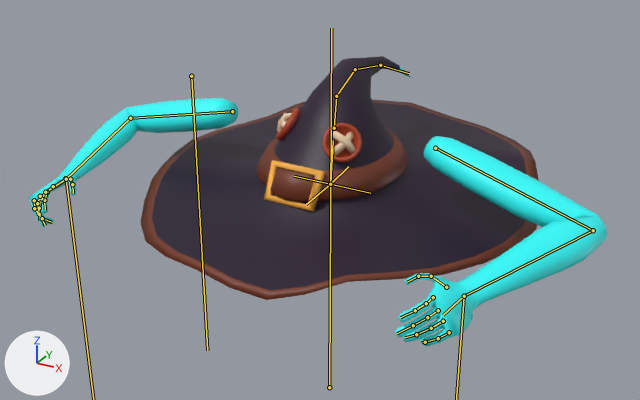
What one commit did to the FBX model Assets/Hatmantha.fbx.
Both versions are drawn from a 50 mm camera at (1.95, -3.66, 2.96) aimed at (0.01, -0.13, 1.2). The lights are fixed; the arrows at lower left show +X, +Y and +Z. Both versions are drawn at frame 22 of the action 'Hatmantha_Arma|Idle'; the numbers are the values there. The bones that bend it are drawn over the model as lines.

Names of what the first picture shows: 'Hatmantha_Mesh'.
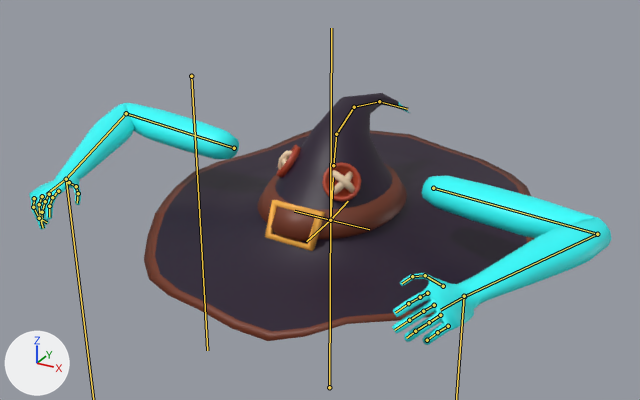
Boxes (x1, y1, x2, y2) around the edits, measured in the pictures (640 x 400 px):
'Hatmantha_Mesh', posed (13% shorter): before (29, 56, 607, 346); after (29, 93, 612, 345)
bone 'Head', root to tip: before (330, 184) to (333, 140); after (330, 220) to (333, 177)
bone 'RBicep', root to tip: before (232, 111) to (130, 118); after (234, 148) to (126, 113)
bone 'RForearm', root to tip: before (130, 118) to (66, 179); after (126, 113) to (66, 179)
bone 'LBicep', root to tip: before (435, 148) to (593, 230); after (433, 188) to (597, 234)
bone 'LForearm', root to tip: before (593, 230) to (464, 296); after (597, 234) to (464, 296)

The change, as a diff of the scene's bpy script:
```diff
--- a/Assets/Hatmantha.fbx.py
+++ b/Assets/Hatmantha.fbx.py
@@ bone_head @@
 bone_head = bpy.data.objects['Hatmantha_Arma'].pose.bones['Head']  # child of 'Root'
-bone_head.location = (0.0, -0.02, -0.01)
+bone_head.location = (-0.01, -0.22, -0.06)
@@ bone_rbicep @@
 bone_rbicep = bpy.data.objects['Hatmantha_Arma'].pose.bones['RBicep']  # child of 'Head'
-bone_rbicep.rotation_quaternion = (0.676, 0.051, -0.726, 0.115)  # degrees (59, -97, -46)
+bone_rbicep.rotation_quaternion = (0.704, -0.059, -0.707, 0.021)  # degrees (-94, -84, 91)
@@ bone_rforearm @@
 bone_rforearm = bpy.data.objects['Hatmantha_Arma'].pose.bones['RForearm']  # child of 'RBicep'
-bone_rforearm.rotation_quaternion = (0.57, 0.0, 0.0, -0.822)  # degrees (0, 0, -111)
+bone_rforearm.rotation_quaternion = (0.55, 0.0, 0.0, -0.835)  # degrees (0, 0, -113)
@@ bone_lbicep @@
 bone_lbicep = bpy.data.objects['Hatmantha_Arma'].pose.bones['LBicep']  # child of 'Head'
-bone_lbicep.rotation_quaternion = (0.688, 0.139, 0.713, -0.01)  # degrees (-73, 101, -85)
+bone_lbicep.rotation_quaternion = (0.722, 0.05, 0.687, 0.069)  # degrees (73, 80, 74)
@@ bone_lforearm @@
 bone_lforearm = bpy.data.objects['Hatmantha_Arma'].pose.bones['LForearm']  # child of 'LBicep'
-bone_lforearm.rotation_quaternion = (0.636, 0.0, 0.0, 0.771)  # degrees (0, 0, 101)
+bone_lforearm.rotation_quaternion = (0.621, 0.0, 0.0, 0.784)  # degrees (0, 0, 103)
```
